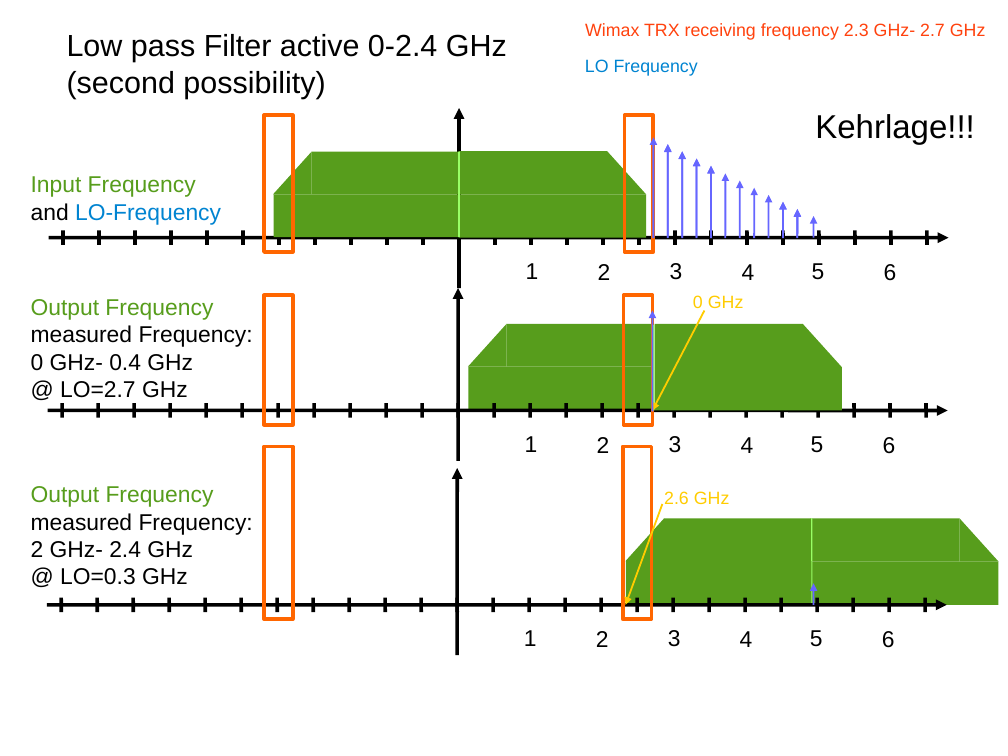
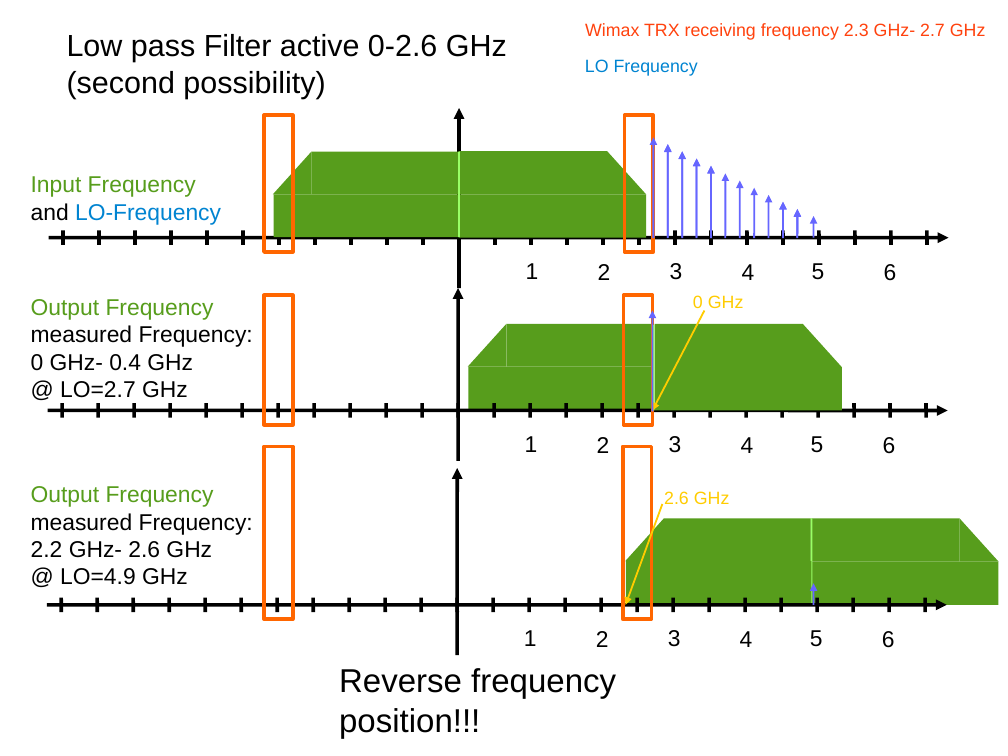
Before and after one commit to rad1o/hardware, a slide deck: slide 4 of concept/overview_RF.odp. Drawn at 1008x756 pixels with LibreOffice and Linux fonts; fonts in the diff are those of the drawing. Boxes give left, top, right and bottom in pixels: in the first picture for what was removed or moved away, otherwise in the second. Text is boxed around its words. In the diff, an @@ line names an element or a change of style, - is before the commit and + after.

Commit message:
Renew the frequency plan

```diff
--- a/concept/overview_RF.odp
+++ b/concept/overview_RF.odp
@@ text at [67,34,507,62]: text changed @@
-Low pass Filter active 0-2.4 GHz
+Low pass Filter active 0-2.6 GHz
@@ text removed at [815,114,975,144] @@
-Kehrlage!!!
@@ text at [31,541,212,585]: text changed @@
-2 GHz- 2.4 GHz
-@ LO=0.3 GHz
+2.2 GHz- 2.6 GHz
+@ LO=4.9 GHz
@@ text added at [339,668,616,739], 26 pt, text #000000 @@
+Reverse frequency
+position!!!
```
Also in this commit, not shown: 3 other slides changed, 2 slides added, 1 other file.
